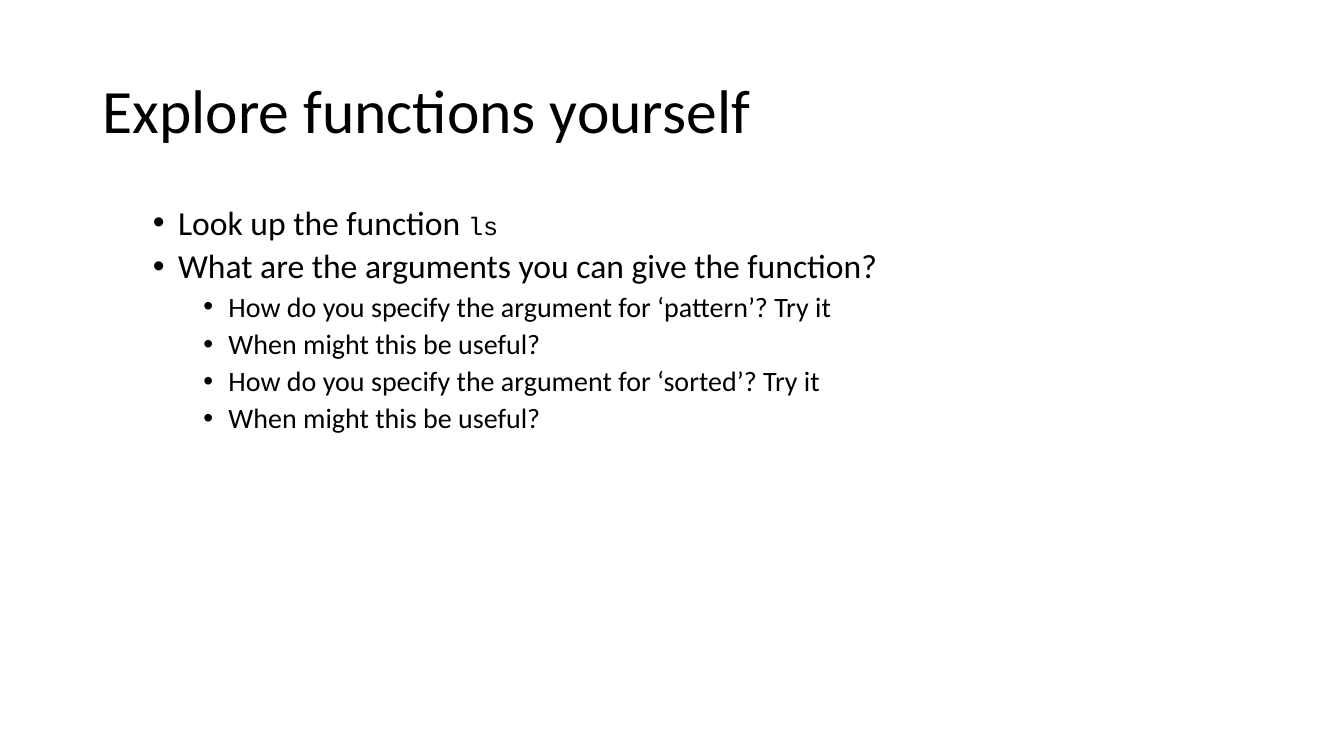
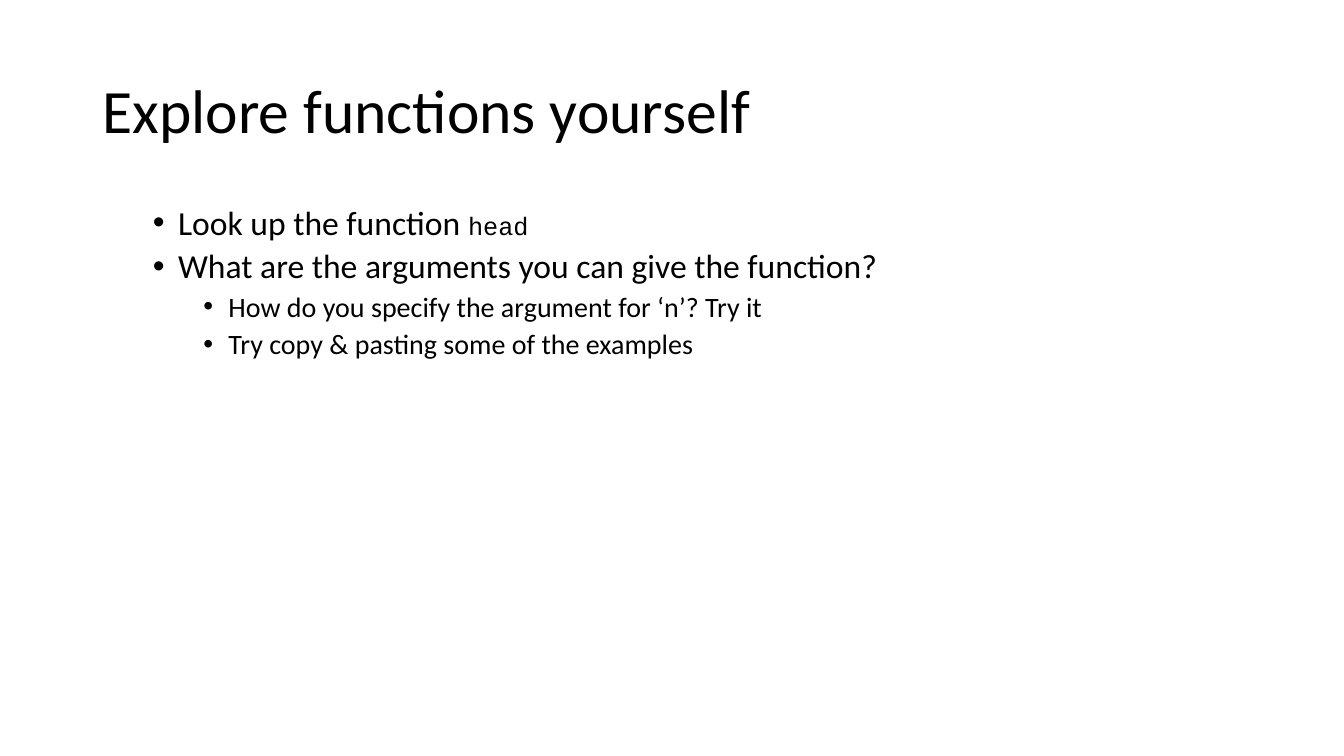
Before and after one commit to uclh-criu/learning-datascience, a slide deck: slide 40 of sessions/2-R-intro.pptx (slide 46 before the commit). Drawn at 1344x756 pixels with LibreOffice and Linux fonts; fonts in the diff are those of the drawing. Boxes give left, top, right and bottom in pixels: in the first picture for what was removed or moved away, otherwise in the second. Text is boxed around its words. In the diff, an @@ line names an element or a change of style, - is before the commit and + after.

```diff
--- a/sessions/2-R-intro.pptx
+++ b/sessions/2-R-intro.pptx
@@ text at <box>178,211,528,241</box>: text changed @@
-  • Look up the function ls
+  • Look up the function head
@@ text at <box>228,297,762,359</box>: text changed @@
-    • How do you specify the argument for ‘pattern’? Try it
-    • When might this be useful?
-    • How do you specify the argument for ‘sorted’? Try it
-    • When might this be useful?
+    • How do you specify the argument for ‘n’? Try it
+    • Try copy & pasting some of the examples
```
Also in this commit, not shown: 10 other slides changed, 7 slides added, 12 slides removed, 7 other files.
